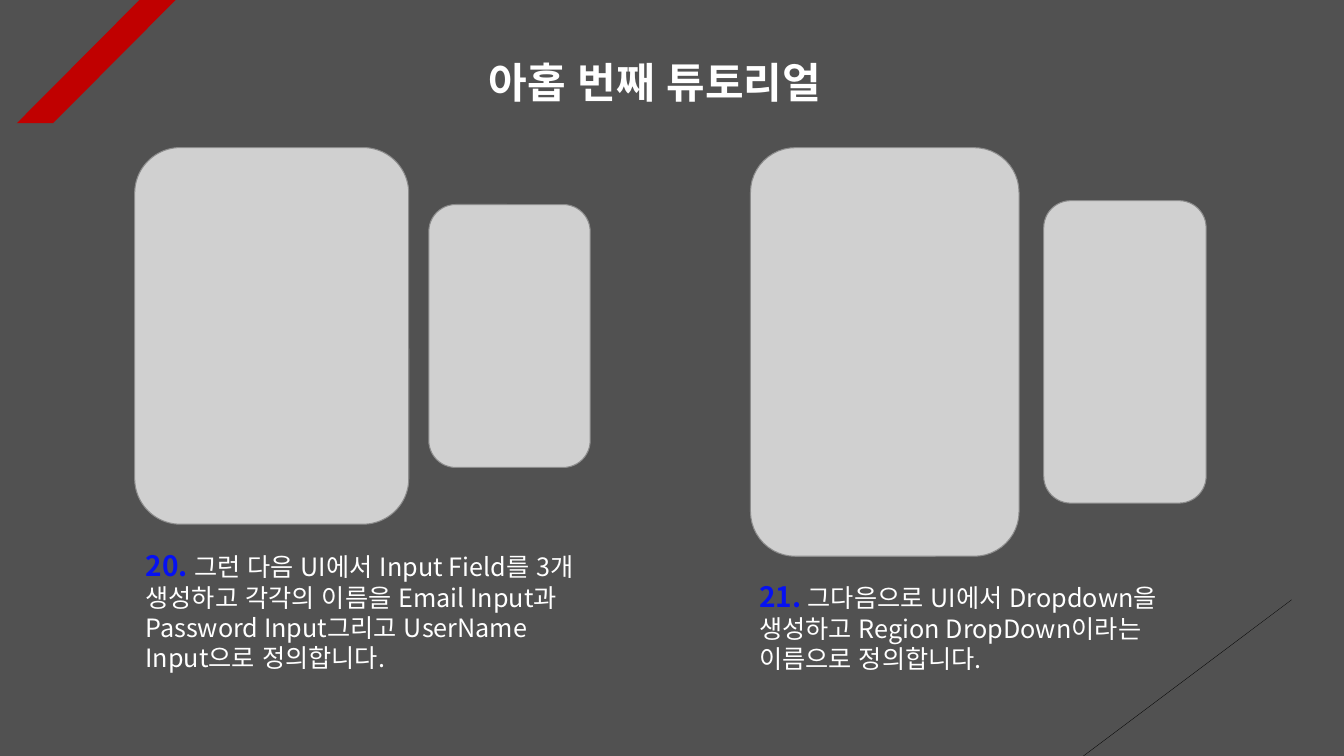
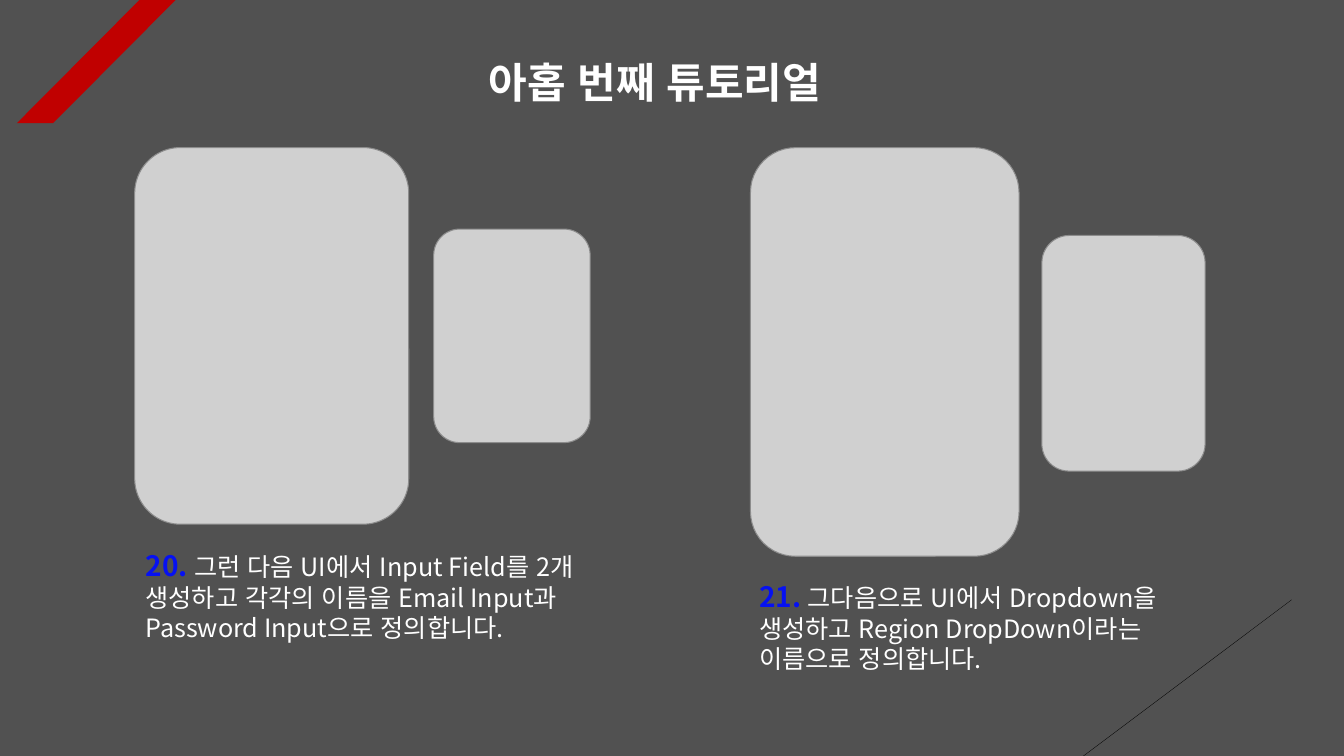
Before and after one commit to Unity2033/3D-UnityEngine, a slide deck: slide 9 of Assets/Class/Photon Server/PPT Data/Photon PlayFab.pptx. Drawn at 1344x756 pixels with LibreOffice and Linux fonts; fonts in the diff are those of the drawing; grey boxes stand for pictures. Boxes give left, top, right and bottom in pixels: in the first picture for what was removed or moved away, otherwise in the second. Text is boxed around its words. In the diff, an @@ line names an element or a change of style, - is before the commit and + after.

```diff
--- a/Assets/Class/Photon Server/PPT Data/Photon PlayFab.pptx
+++ b/Assets/Class/Photon Server/PPT Data/Photon PlayFab.pptx
@@ picture: place and size @@
-picture at (429,205,590,468)
+picture at (434,229,590,443)
@@ picture: place and size @@
-picture at (1044,201,1206,503)
+picture at (1043,236,1206,472)
@@ text at (146,555,573,643): text changed @@
-20. 그런 다음 UI에서 Input Field를 3개 생성하고 각각의 이름을 Email Input과 Password Input그리고 UserName Input으로 정의합니다.
+20. 그런 다음 UI에서 Input Field를 2개 생성하고 각각의 이름을 Email Input과 Password Input으로 정의합니다.
```
Also in this commit, not shown: 7 other slides changed, 1 slide removed, 43 other files.
